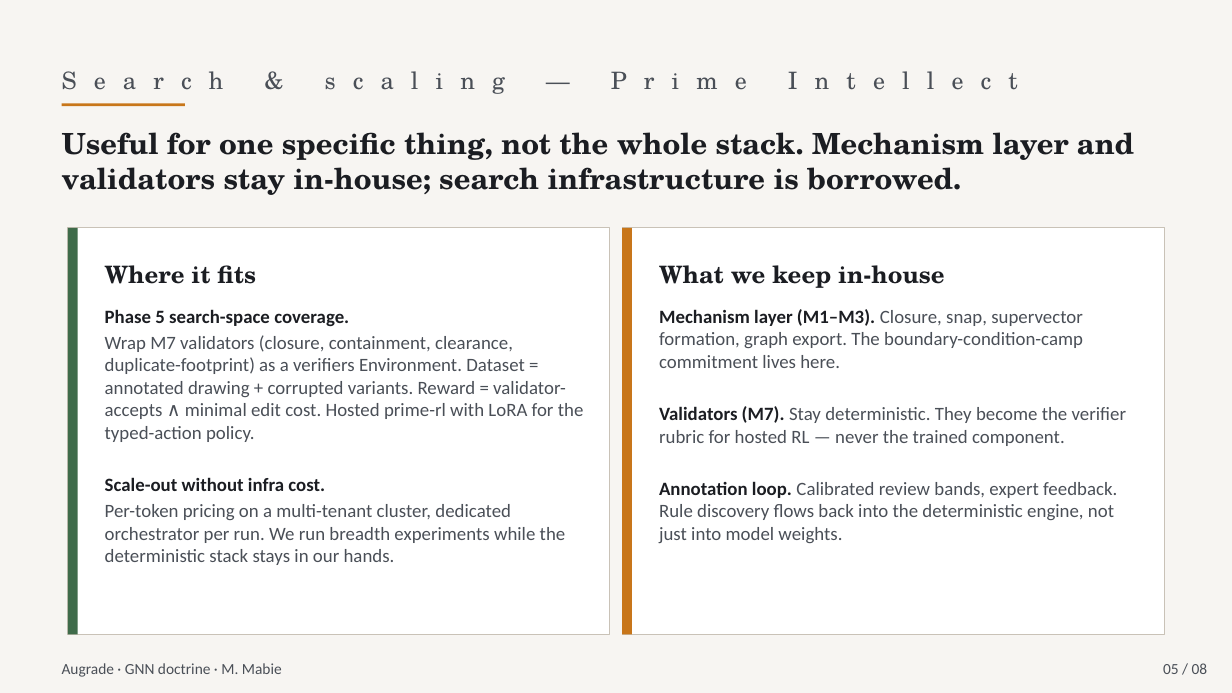
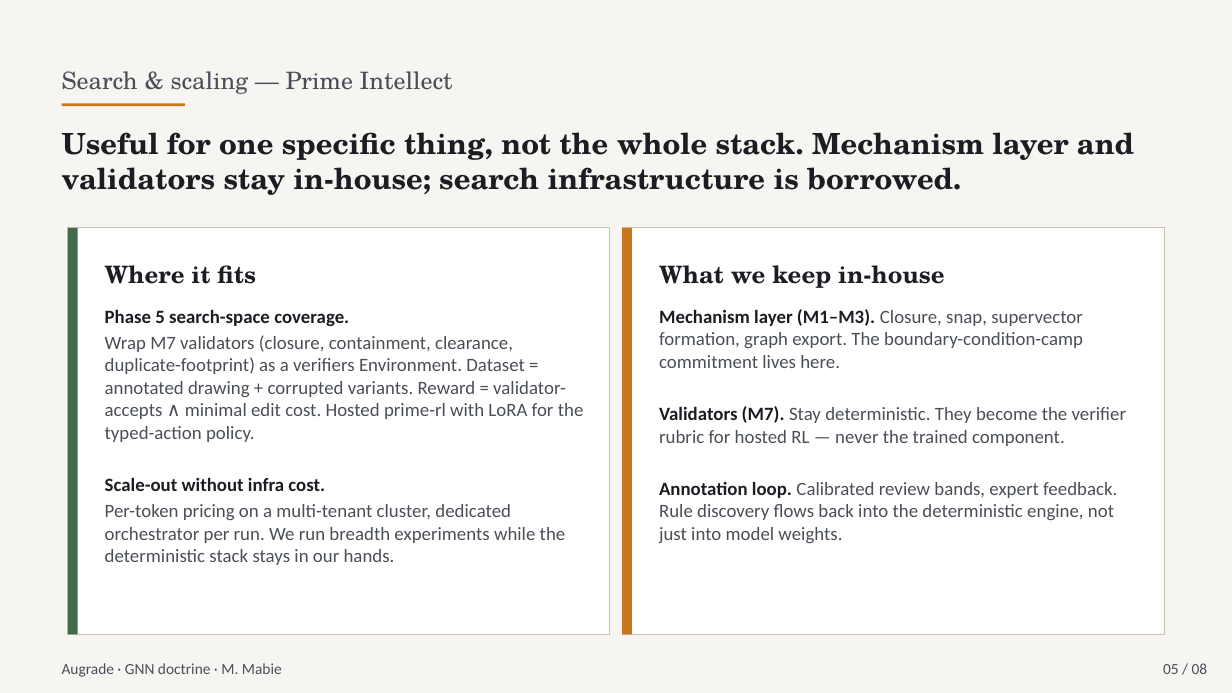
Before and after one commit to mlmabie/DXF_Primitive_to_Polygon, a slide deck: slide 5 of gnn_plan/artifacts/Augrade GNN Strategy v2 - Doctrine.pptx. Drawn at 1232x693 pixels with LibreOffice and Linux fonts; fonts in the diff are those of the drawing. Boxes give left, top, right and bottom in pixels: in the first picture for what was removed or moved away, otherwise in the second. Text is boxed around its words. In the diff, an @@ line names an element or a change of style, - is before the commit and + after.

```diff
--- a/gnn_plan/artifacts/Augrade GNN Strategy v2 - Doctrine.pptx
+++ b/gnn_plan/artifacts/Augrade GNN Strategy v2 - Doctrine.pptx
@@ text "Search & scaling — Prime ..." at <box>62,71,453,94</box>: letter spacing 10 to 0 pt @@
```
Also in this commit, not shown: 7 other slides changed, 3 other files.
